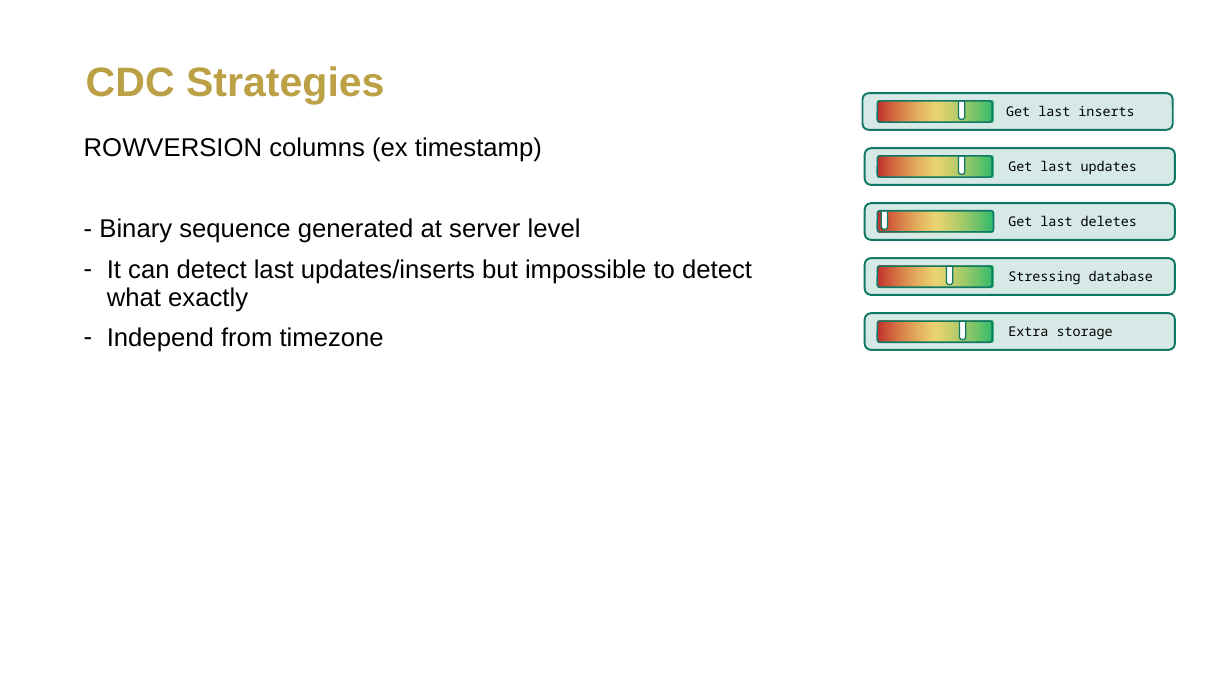
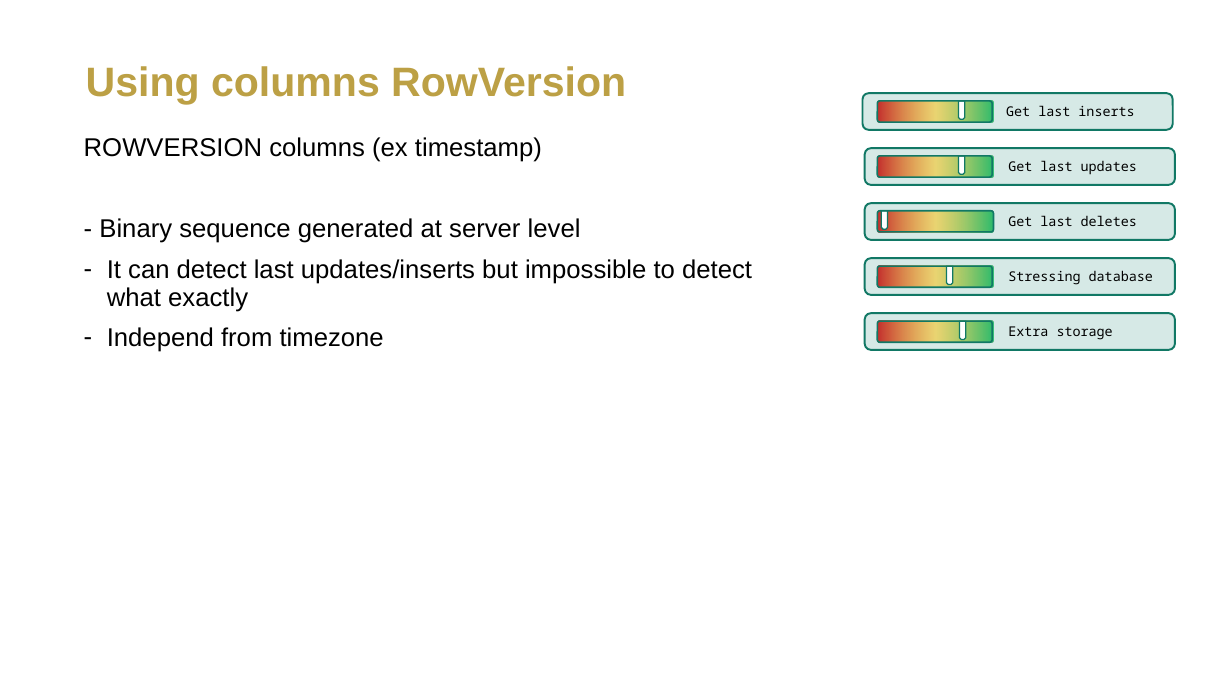
Before and after one commit to metxito/mastering-open-mirroring, a slide deck: slide 38 of documentation/under_edition/EMFCC25_SpeakerPPT_TemplateA_Styled.pptx (slide 37 before the commit). Drawn at 1232x693 pixels with LibreOffice and Linux fonts; fonts in the diff are those of the drawing; background and template pictures are left out. Boxes give left, top, right and bottom in pixels: in the first picture for what was removed or moved away, otherwise in the second. Text is boxed around its words. In the diff, an @@ line names an element or a change of style, - is before the commit and + after.

```diff
--- a/documentation/under_edition/EMFCC25_SpeakerPPT_TemplateA_Styled.pptx
+++ b/documentation/under_edition/EMFCC25_SpeakerPPT_TemplateA_Styled.pptx
@@ title at [86, 66, 626, 104]: text changed @@
-CDC Strategies
+Using columns RowVersion
```
Also in this commit, not shown: 18 other slides changed, 1 slide added, 4 other files.
